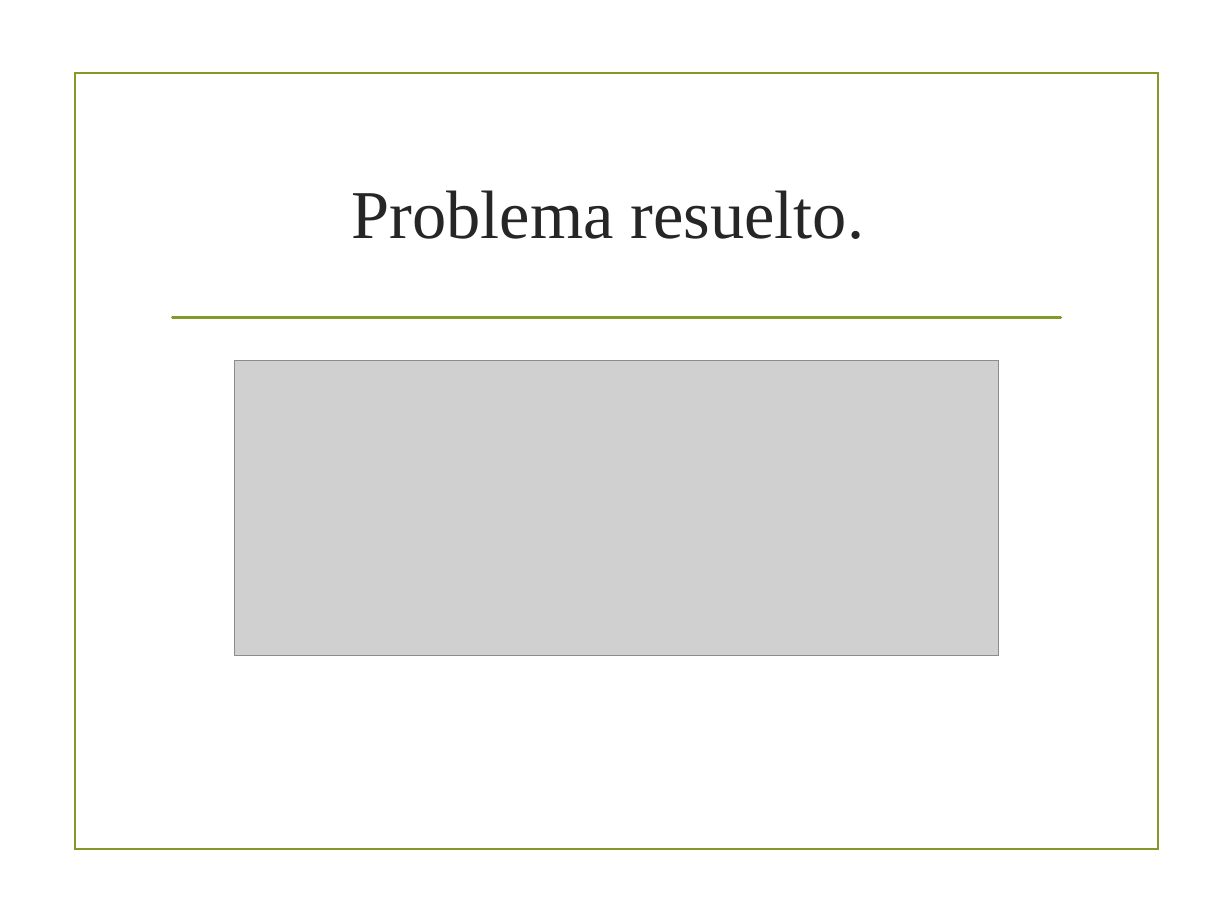
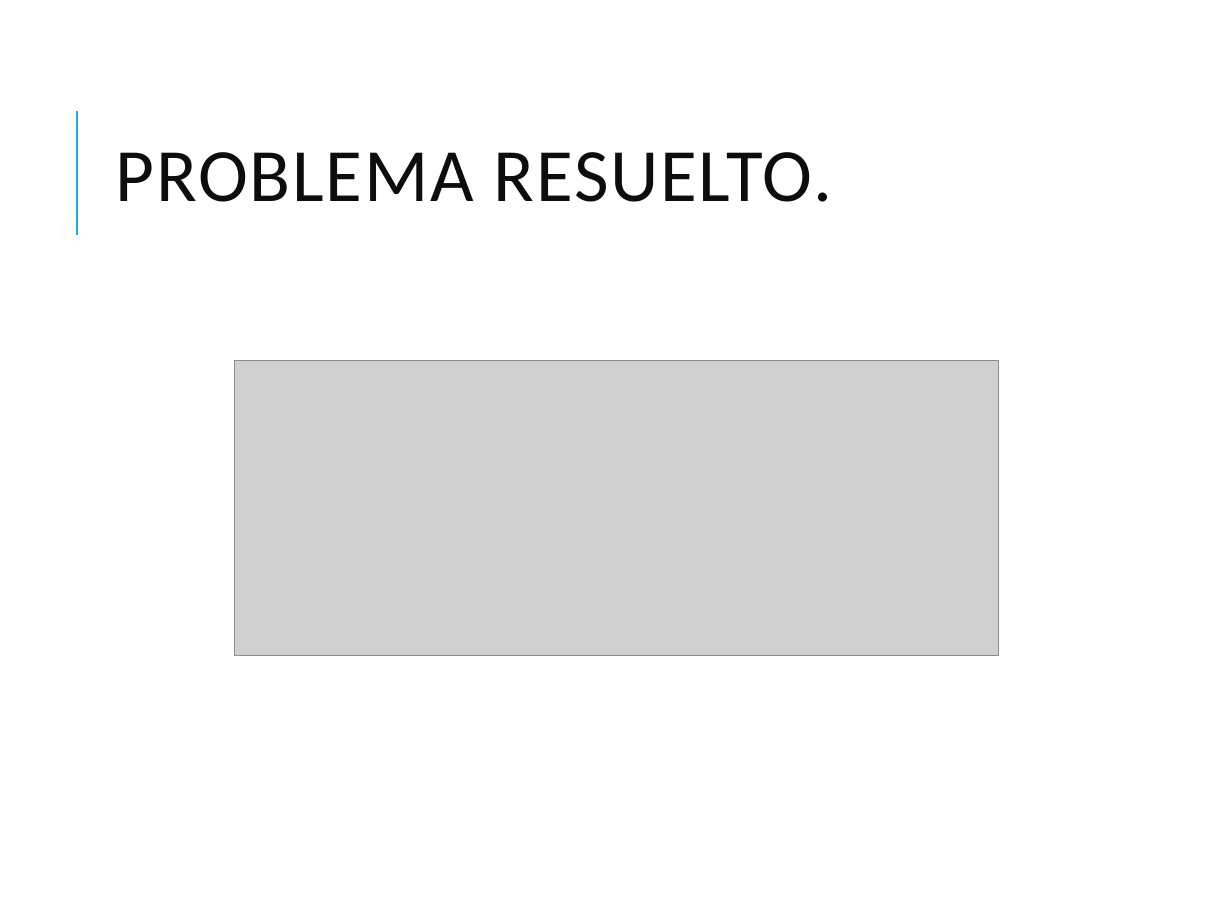
Before and after one commit to BernardoMB/HCPE, a slide deck: slide 12 of Parcial 2/05 Herramientas de Excel/01 Buscar objetivo/01 Buscar Objetivo.pptx. Drawn at 1232x924 pixels with LibreOffice and Linux fonts; fonts in the diff are those of the drawing; grey boxes stand for pictures; background and template pictures are left out. Boxes give left, top, right and bottom in pixels: in the first picture for what was removed or moved away, otherwise in the second. Text is boxed around its words. In the diff, an @@ line names an element or a change of style, - is before the commit and + after.

```diff
--- a/Parcial 2/05 Herramientas de Excel/01 Buscar objetivo/01 Buscar Objetivo.pptx
+++ b/Parcial 2/05 Herramientas de Excel/01 Buscar objetivo/01 Buscar Objetivo.pptx
@@ rectangle removed at [75, 73, 1158, 849] @@
@@ line added from (76, 234) to (76, 111), #1CADE4 1.5 pt @@
@@ title at [116, 152, 832, 202]: text changed; size 40 to 44 pt; font Times New Roman to Calibri; text colour #262626 to #0D0D0D @@
-Problema resuelto.
+PROBLEMA RESUELTO.
@@ line removed from (172, 318) to (1061, 318) @@
```
Also in this commit, not shown: 13 other slides changed, 31 other files.
